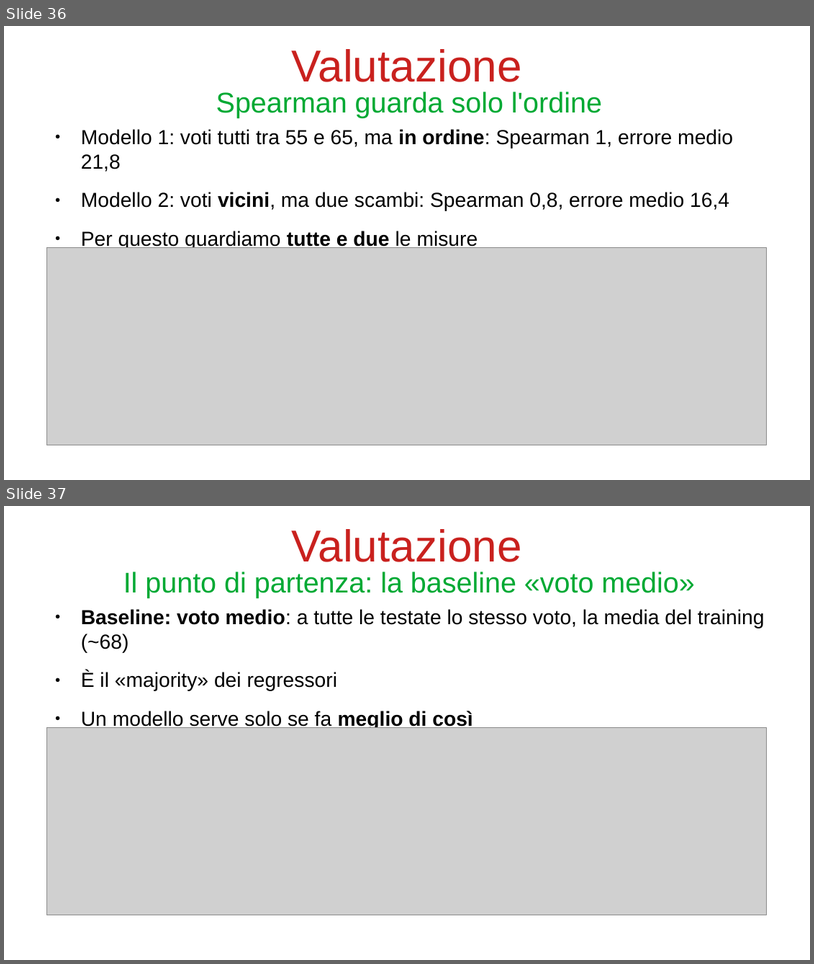
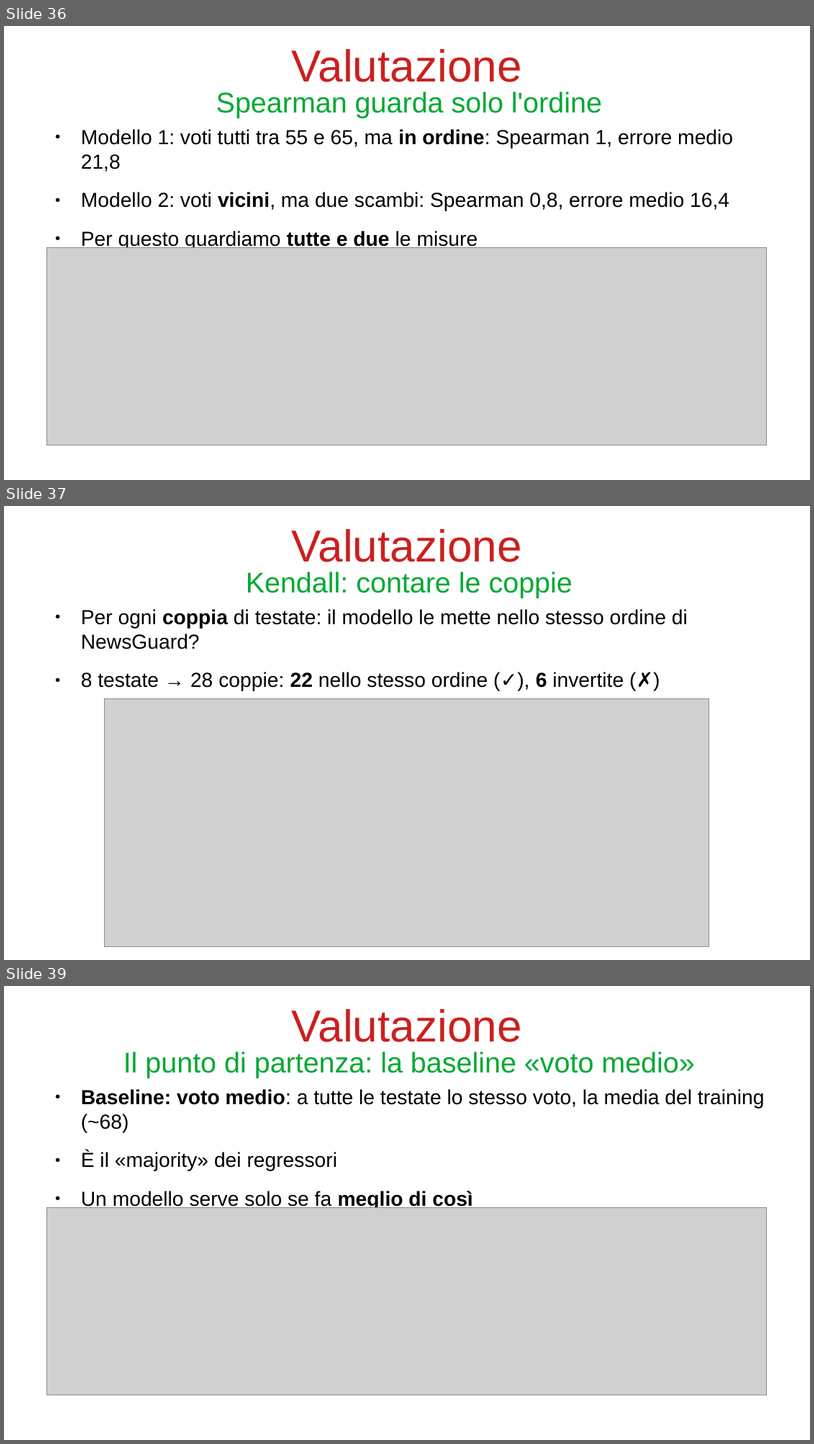
Before and after one commit to bianchi-john/PublisherClassification, a slide deck: Presentazioni/Stato finale/FinalState.odp. Shown one above the other, each under a label of ours: slides 36 and 37 before the commit, slides 36, 37 and 39 after it; the slides between them are not shown. The pictures are 814x964 and 814x1444 pixels, drawn with LibreOffice and Linux fonts; fonts in the diff are those of the drawing; grey boxes stand for pictures. Boxes give left, top, right and bottom in pixels: in the first picture for what was removed or moved away, otherwise in the second. Text is boxed around its words. In the diff, an @@ line names an element or a change of style, - is before the commit and + after.

```diff
--- a/Presentazioni/Stato finale/FinalState.odp
+++ b/Presentazioni/Stato finale/FinalState.odp
@@ slide 37 added at (x1=4, y1=506, x2=810, y2=960), background #FFFFFF @@
@@ title added at (x1=292, y1=529, x2=522, y2=562), 44 pt, text #C9211E @@
+Valutazione
@@ title added at (x1=246, y1=572, x2=573, y2=598), 28 pt, text #00A933 @@
+Kendall: contare le coppie
@@ text added at (x1=81, y1=609, x2=688, y2=691), 20 pt, text #000000 @@
+● Per ogni coppia di testate: il modello le mette nello stesso ordine di NewsGuard?
+● 8 testate → 28 coppie: 22 nello stesso ordine (✓), 6 invertite (✗)
@@ picture added at (x1=104, y1=699, x2=710, y2=947) @@
@@ what was slide 37 is now slide 39 @@
```
Also in this commit, not shown: 3 slides changed, 6 other slides added, 3 slides removed, 20 other files.
